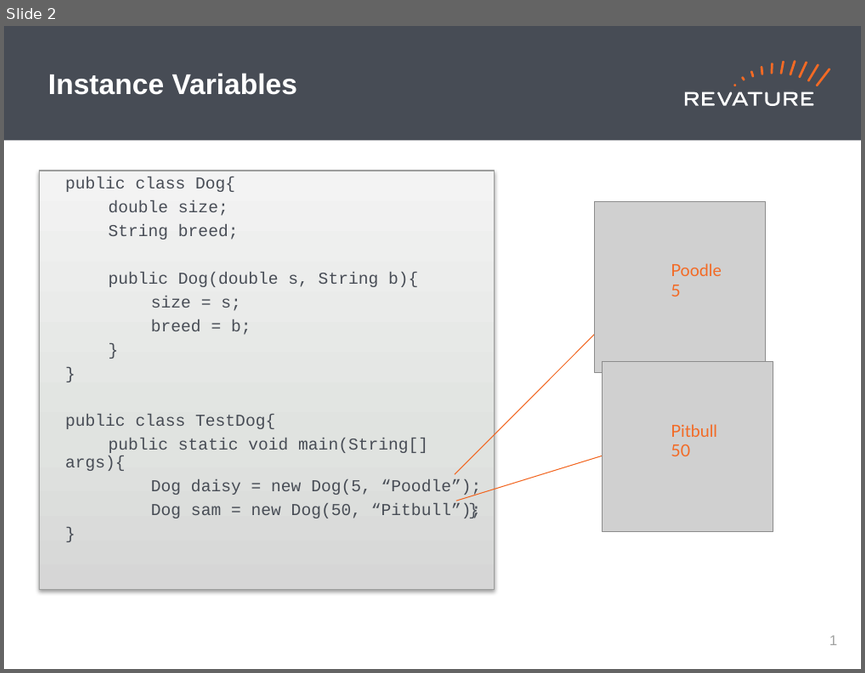
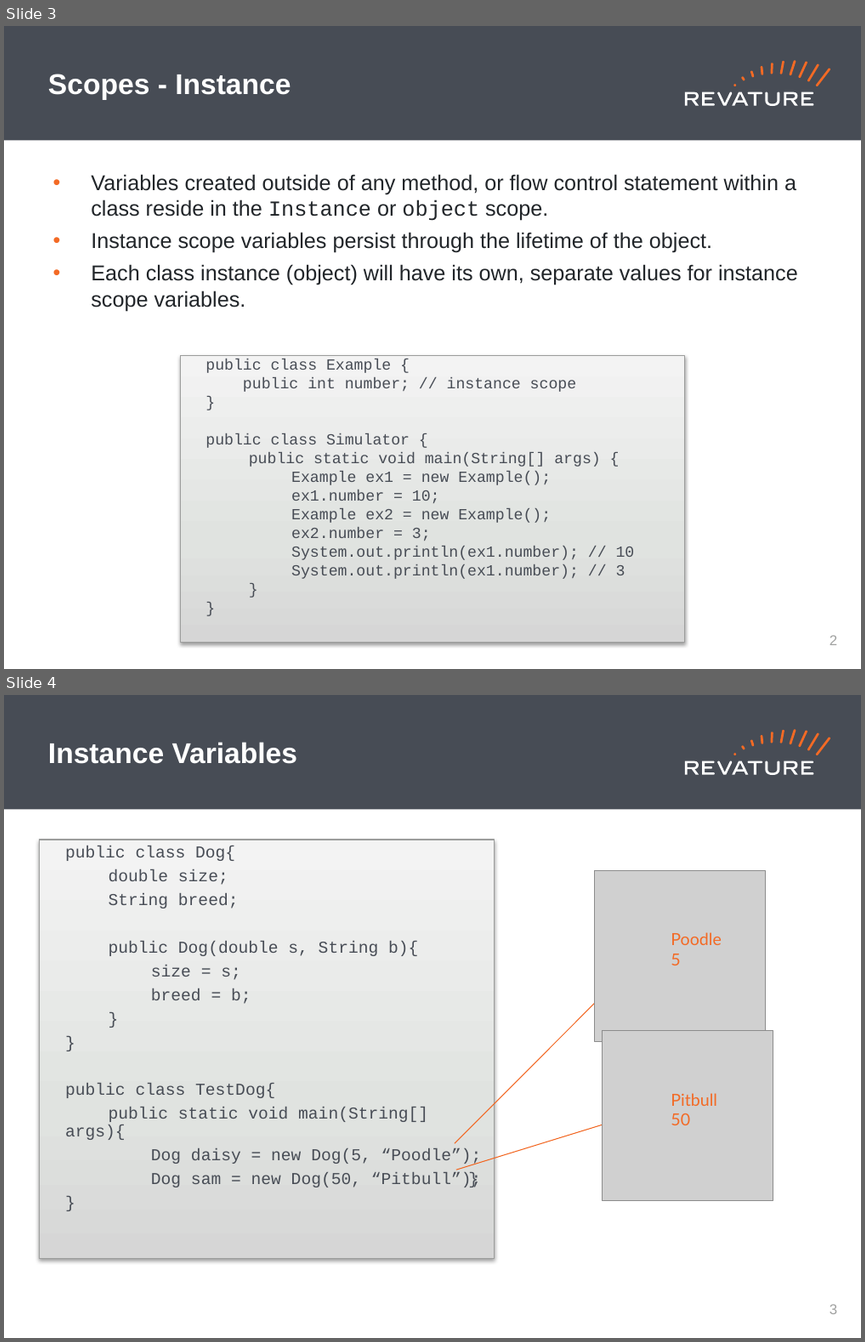
Before and after one commit to jhigherevature/8302021_RAP, a slide deck: powerpoints/Day_8.pptx. Shown one above the other, each under a label of ours: slide 2 before the commit, slides 3 and 4 after it. The pictures are 865x673 and 865x1342 pixels, drawn with LibreOffice and Linux fonts; fonts in the diff are those of the drawing; grey boxes stand for pictures. Boxes give left, top, right and bottom in pixels: in the first picture for what was removed or moved away, otherwise in the second. Text is boxed around its words. In the diff, an @@ line names an element or a change of style, - is before the commit and + after.

```diff
--- a/powerpoints/Day_8.pptx
+++ b/powerpoints/Day_8.pptx
@@ slide 3 added at (4,26,861,669), background #FFFFFF; not listed: 19 template elements that a slide beside it also shows @@
@@ title added at (48,74,290,100), 24 pt, text #FFFFFF, bold @@
+Scopes - Instance
@@ text added at (91,174,798,311), 18 pt, text #212529 @@
+• Variables created outside of any method, or flow control statement within a class reside in the Instance or object scope.
+• Instance scope variables persist through the lifetime of the object.
+• Each class instance (object) will have its own, separate values for instance scope variables.
@@ rectangle added at (181,355,685,641), fill gradient #D6D7D6 to #E2E2E2 to #F4F4F4, outline #9C9D9C 0.75 pt, 12.9 pt, text #474C55 @@
+  public class Example {
+  public int number; // instance scope
+  }
+  public class Simulator {
+  public static void main(String[] args) {
+  Example ex1 = new Example();
+  ex1.number = 10;
+  Example ex2 = new Example();
+  ex2.number = 3;
+  System.out.println(ex1.number); // 10
+  System.out.println(ex1.number); // 3
+  }
+  }
@@ page number added at (829,635,837,645), 12 pt, text #A0A1A0 @@
+2
@@ what was slide 2 is now slide 4 @@
@@ page number at (829,1304,837,1314): text changed @@
-1
+3
```
Also in this commit, not shown: 4 slides changed, 4 other slides added, 4 other files.
